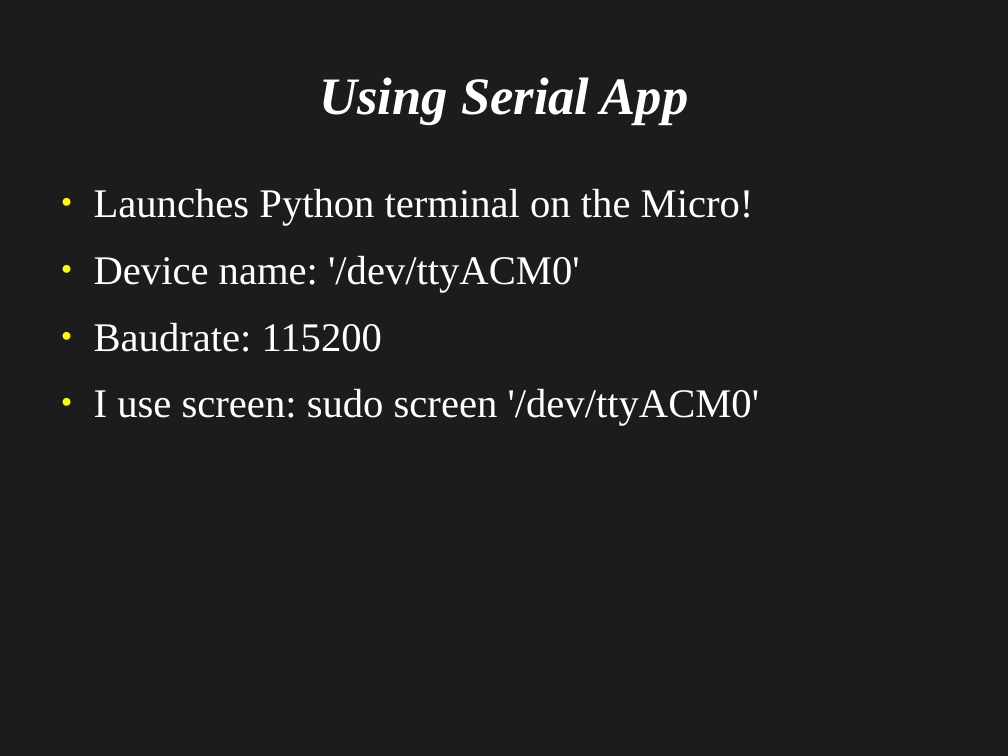
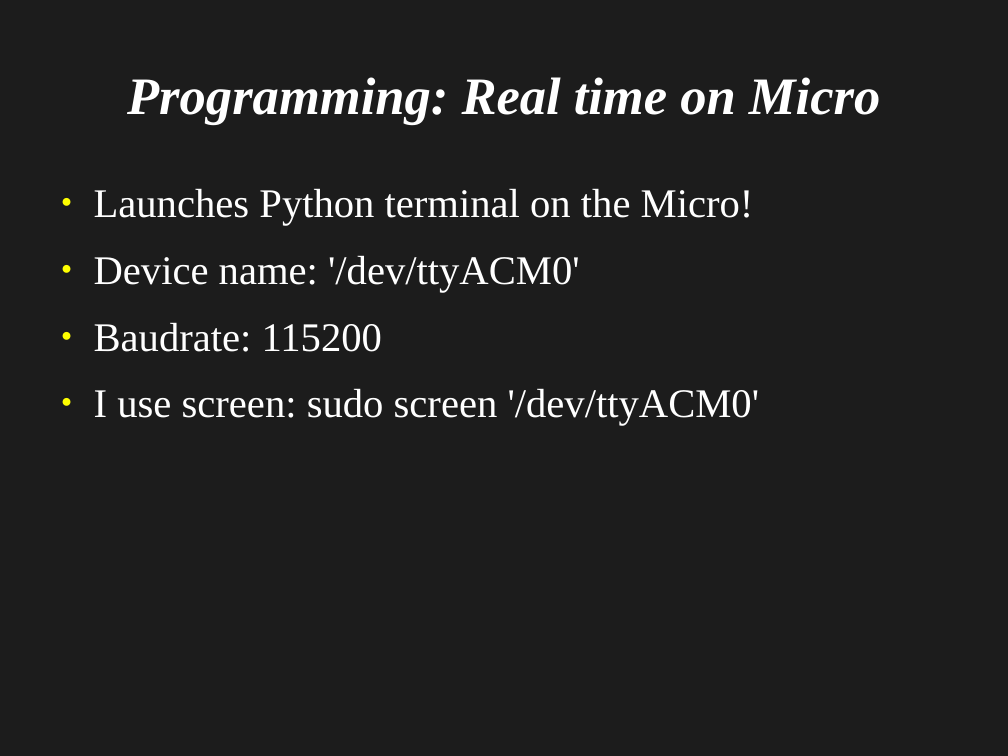
Before and after one commit to mfarhan12/micro-python, a slide deck: slide 8 of Introduction to Micro Python.odp. Drawn at 1008x756 pixels with LibreOffice and Linux fonts; fonts in the diff are those of the drawing. Boxes give left, top, right and bottom in pixels: in the first picture for what was removed or moved away, otherwise in the second. Text is boxed around its words. In the diff, an @@ line names an element or a change of style, - is before the commit and + after.

```diff
--- a/Introduction to Micro Python.odp
+++ b/Introduction to Micro Python.odp
@@ title at <box>127,77,880,124</box>: text changed @@
-Using Serial App
+Programming: Real time on Micro
```
Also in this commit, not shown: 1 other slide changed, 6 slides added, 2 other files.
